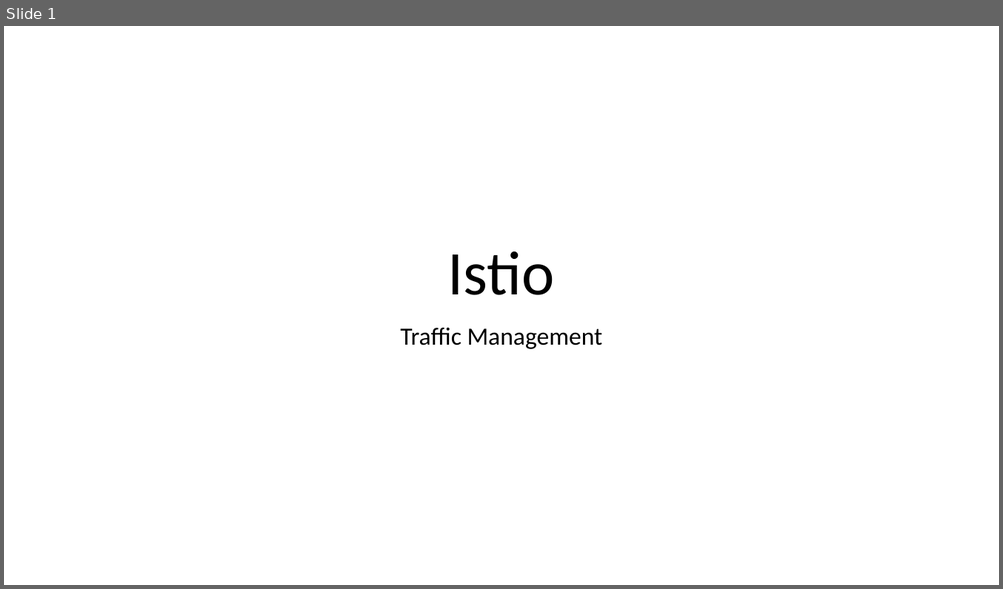
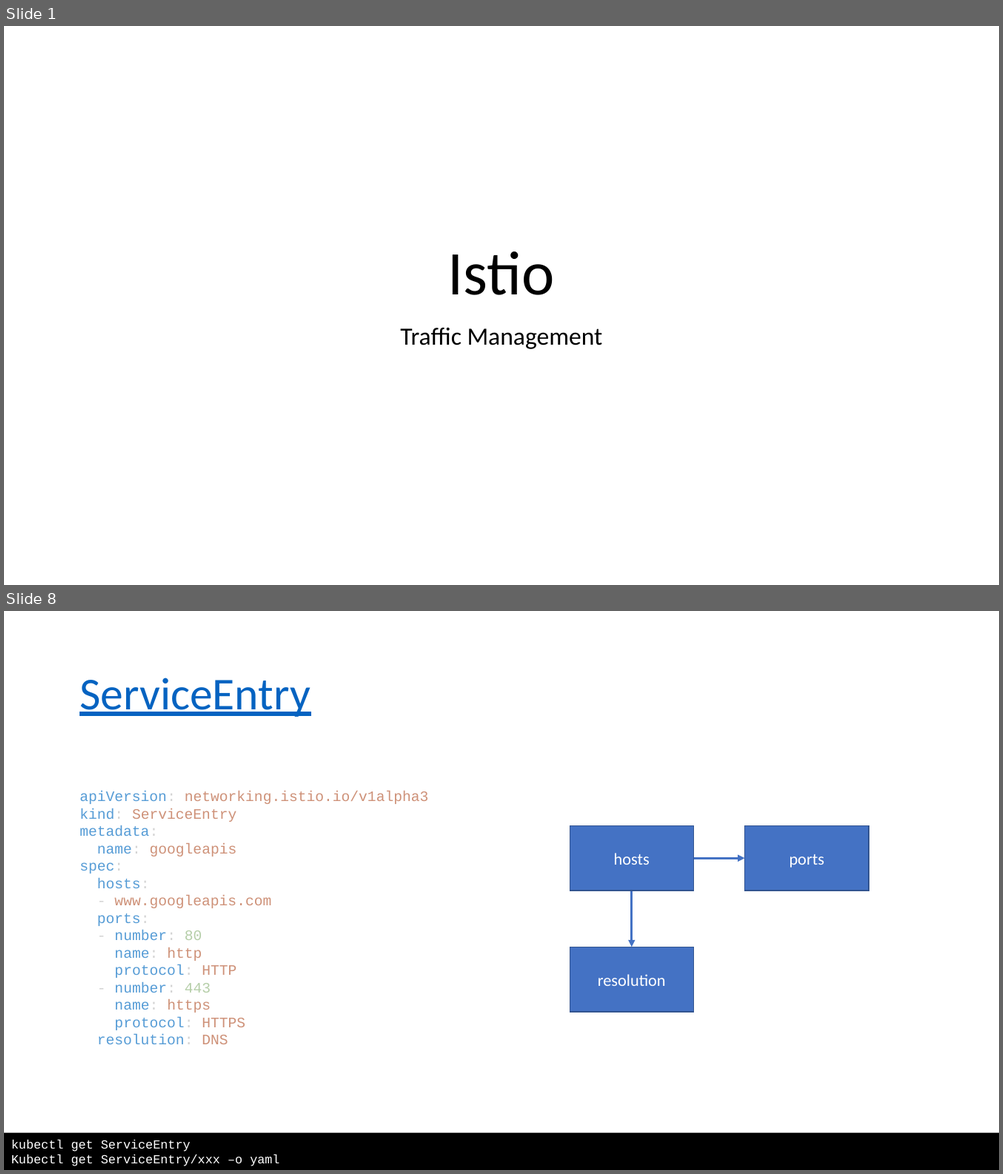
Before and after one commit to asantos2000/katacoda-scenarios, a slide deck: istio/deploy-istio-on-kubernetes/assets/istio.pptx. Shown one above the other, each under a label of ours: slide 1 before the commit, slides 1 and 8 after it; the slides between them are not shown. The pictures are 1003x589 and 1003x1174 pixels, drawn with LibreOffice and Linux fonts; fonts in the diff are those of the drawing. Boxes give left, top, right and bottom in pixels: in the first picture for what was removed or moved away, otherwise in the second. Text is boxed around its words. In the diff, an @@ line names an element or a change of style, - is before the commit and + after.

```diff
--- a/istio/deploy-istio-on-kubernetes/assets/istio.pptx
+++ b/istio/deploy-istio-on-kubernetes/assets/istio.pptx
@@ slide 8 added at box(4, 611, 999, 1170), background #FFFFFF @@
@@ title added at box(79, 678, 310, 717), 44 pt, text #0563C1, underline @@
+ServiceEntry
@@ text added at box(79, 791, 429, 1045), 14 pt, text #CE9178 @@
+apiVersion: networking.istio.io/v1alpha3
+kind: ServiceEntry
+metadata:
+name: googleapis
+spec:
+hosts:
+- www.googleapis.com
+ports:
+- number: 80
+name: http
+protocol: HTTP
+- number: 443
+name: https
+protocol: HTTPS
+resolution: DNS
@@ rectangle added at box(569, 826, 694, 891), fill #4472C4, outline #325491 1 pt, 16 pt, text #FFFFFF @@
+hosts
@@ rectangle added at box(745, 826, 869, 891), fill #4472C4, outline #325491 1 pt, 16 pt, text #FFFFFF @@
+ports
@@ arrow added from (694, 859) to (745, 859), #4472C4 2.25 pt @@
@@ arrow added from (632, 891) to (632, 948), #4472C4 2.25 pt @@
@@ rectangle added at box(569, 948, 694, 1012), fill #4472C4, outline #325491 1 pt, 16 pt, text #FFFFFF @@
+resolution
@@ rectangle added at box(4, 1133, 999, 1170), fill #000000, 12 pt, text #FFFFFF @@
+kubectl get ServiceEntry
+Kubectl get ServiceEntry/xxx –o yaml
```
Also in this commit, not shown: 3 slides changed, 3 other slides added, 2 slides removed, 2 other files.
